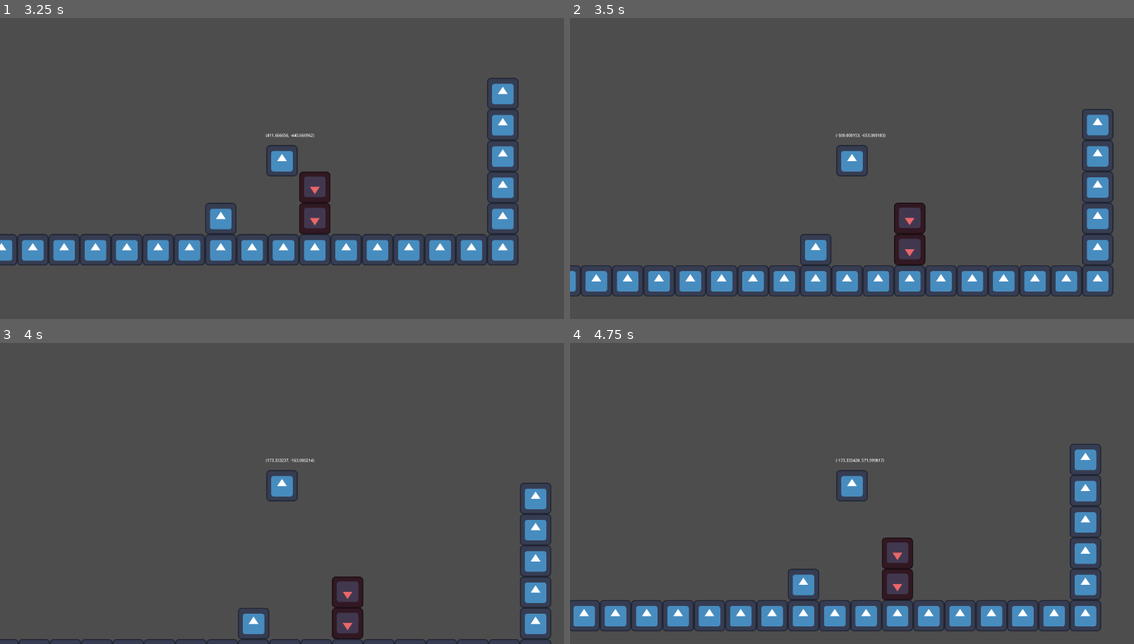
Above: before the commit, frames 1-4 (two rows, left to right).
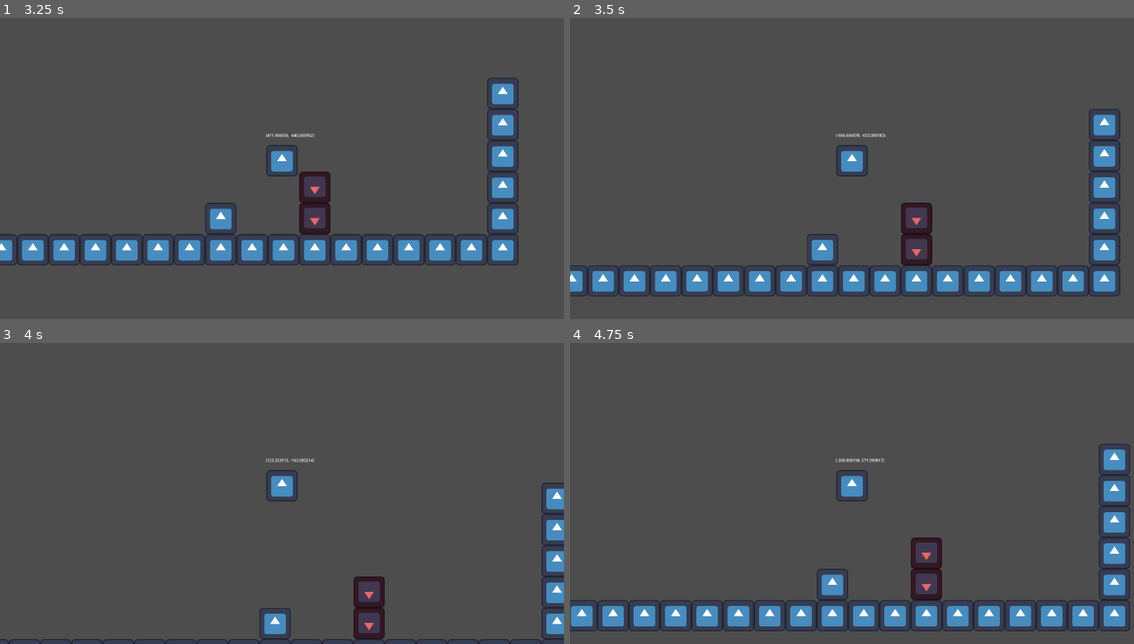
Above: after the commit, the same moments.

Repository: CWmain/ParryPlatformer
Game: Godot game, scene res://levels/test_level.tscn
The game is run twice, just before and just after one commit, with the same random seed, the same clock (stepped at 60 frames per second) and the same inputs. The engine's default icon, where the game draws it, is replaced by a stand-in: a white triangle on a blue panel in a dark square.
Inputs:
- Up to frame 1 (3.25 s): tap Enter at 0.5 s; hold Right (right) 0.53-2.03 s; tap W (jump) at 0.6, 0.77, 1.07, 1.35, 1.52, 1.82, 2.1, 2.85, 3.02 s; hold A (left) 2.03-2.78 s; hold Right (right) from 2.78 s (still down)
- Up to frame 2 (3.5 s): keep holding Right (right); tap W (jump) at 3.32 s
- Up to frame 3 (4 s): keep holding Right (right); tap W (jump) at 3.6, 3.77 s
- Up to frame 4 (4.75 s): tap W (jump) at 4.07, 4.35, 4.52 s; release Right (right) at 4.28 s; hold A (left) from 4.28 s (still down)

Frame 1 is identical in both runs. In frame 2, 6.8% of the frame differs, in the area x 0-98%, y 30-93%; in frame 3, 4.8%; in frame 4, 8.2%, in the area x 0-100%, y 33-96%.

Commit message:
Added eof stuff, got wall jump using same formating

Diff:
--- a/levels/test_level.tscn
+++ b/levels/test_level.tscn
@@ -38,4 +38,4 @@
 [node name="TileMap" type="TileMap" parent="."]
 tile_set = SubResource("TileSet_d31uy")
 format = 2
-layer_0/tile_data = PackedInt32Array(0, 0, 0, 1, 0, 0, 2, 0, …(1028 unchanged characters)… 0, 0, 65471, 0, 0, 65470, 0, 0, -66, 0, 0, -65602, 0, 0, -131138, 0, 0, -196674, 0, 0, -262210, 0, 0, -327746, 0, 0, -393282, 0, 0)
+layer_0/tile_data = PackedInt32Array(0, 0, 0, 1, 0, 0, 2, 0, …(1028 unchanged characters)… 0, 0, 65471, 0, 0, 65470, 0, 0, -66, 0, 65536, -65602, 0, 65536, -131138, 0, 65536, -196674, 0, 65536, -262210, 0, 65536, -327746, 0, 65536)
--- a/scripts/player.gd
+++ b/scripts/player.gd
@@ -1,17 +1,20 @@
 extends CharacterBody2D
 
+
+# Ground Speed
 const MAX_SPEED = 1000
 const ACC = 2000
 const DCC = 1500
 
+# Air Speed
 const MAX_AIR_SPEED = 2500
 const AIR_DIRECTION_CHANGE_MULTI = 2
 const AIR_ACC = 600
 const AIR_DCC = 400
 
-const SPEED = 50000.0
-const AIR_SPEED = 50000.0
+# Jump Speed
 const JUMP_VELOCITY = -800.0
+const WALL_JUMP_SPEED = 1000
 
 @onready var speed_label = $SpeedLabel
 
@@ -36,7 +39,7 @@
 	# Handle wall jump
 	if Input.is_action_just_pressed("jump") and wallJumpDirection != 0:
 		velocity.y = JUMP_VELOCITY
-		velocity.x = SPEED  * wallJumpDirection * delta
+		velocity.x = WALL_JUMP_SPEED * wallJumpDirection
 
 	# Handle hold down
 	if Input.is_action_just_pressed("down") and !is_on_floor():
Not shown, added: .gitattributes
Not shown, added: objects/pla5BB2.tmp
